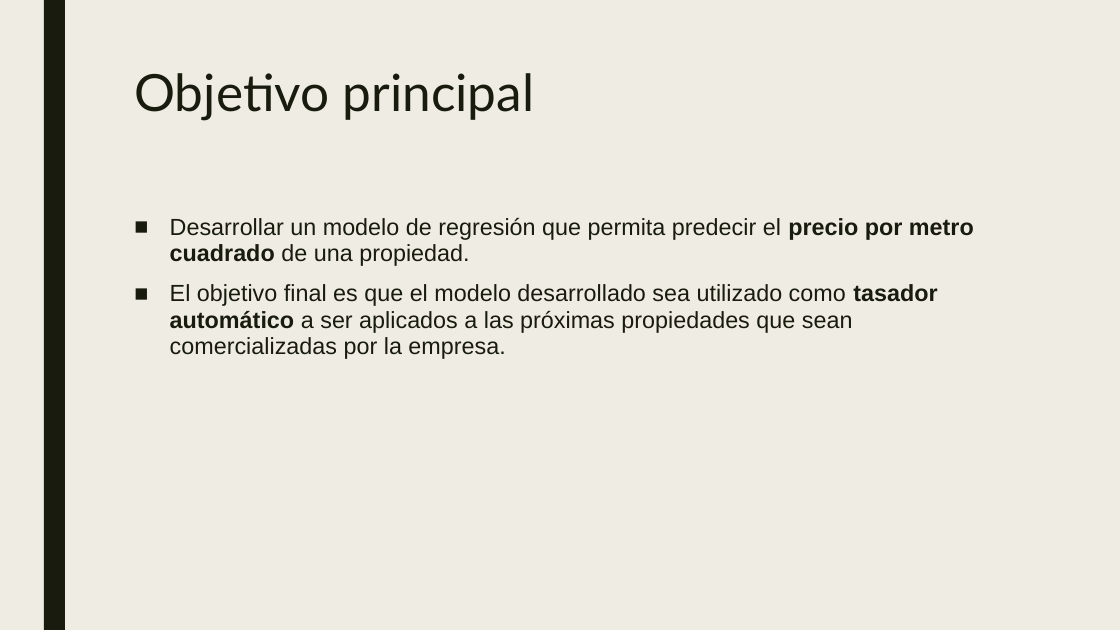
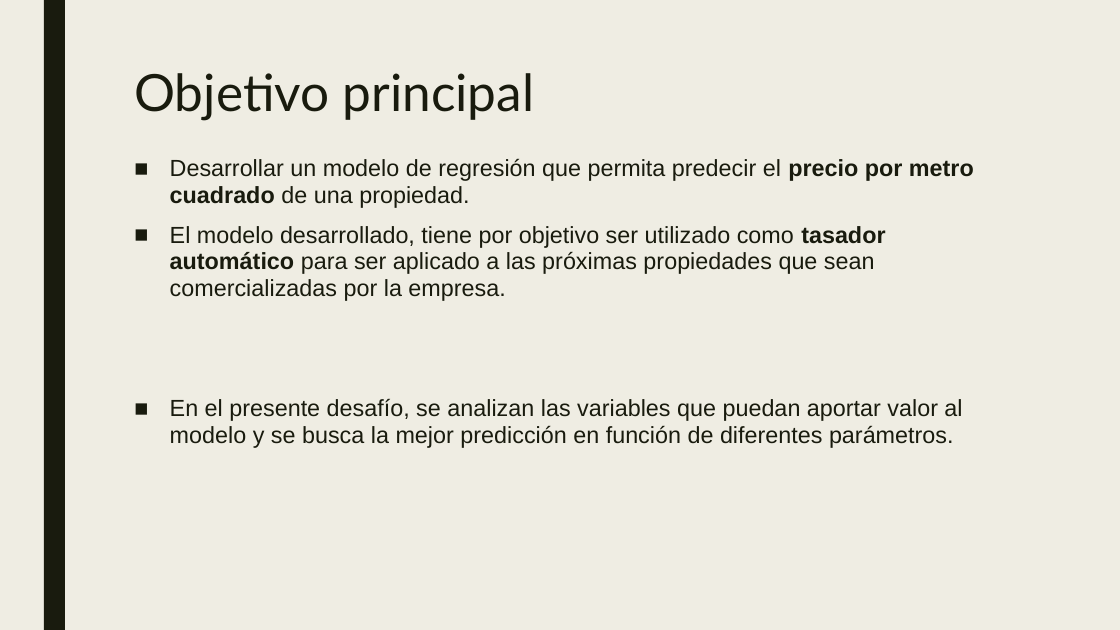
Before and after one commit to varelapablos/Desafio1-G3, a slide deck: slide 2 of Presentación - Desafio 2 - Regresión Lineal Properati.pptx. Drawn at 1120x630 pixels with LibreOffice and Linux fonts; fonts in the diff are those of the drawing. Boxes give left, top, right and bottom in pixels: in the first picture for what was removed or moved away, otherwise in the second. Text is boxed around its words. In the diff, an @@ line names an element or a change of style, - is before the commit and + after.

Commit message:
Presentación Desafío 2 - Final

```diff
--- a/Presentación - Desafio 2 - Regresión Lineal Properati.pptx
+++ b/Presentación - Desafio 2 - Regresión Lineal Properati.pptx
@@ text "Desarrollar un modelo de regresión ...": place and size @@
-text "Desarrollar un modelo de regresión ..." at box(170, 217, 974, 359)
+text "Desarrollar un modelo de regresión ..." at box(170, 158, 974, 448)
@@ text at box(170, 226, 962, 448): text changed @@
-■ El objetivo final es que el modelo desarrollado sea utilizado como tasador automático a ser aplicados a las próximas propiedades que sean comercializadas por la empresa.
+■ El modelo desarrollado, tiene por objetivo ser utilizado como tasador automático para ser aplicado a las próximas propiedades que sean comercializadas por la empresa.
+■ En el presente desafío, se analizan las variables que puedan aportar valor al modelo y se busca la mejor predicción en función de diferentes parámetros.
```
Also in this commit, not shown: 1 other slide changed, 15 slides added, 11 slides removed.
